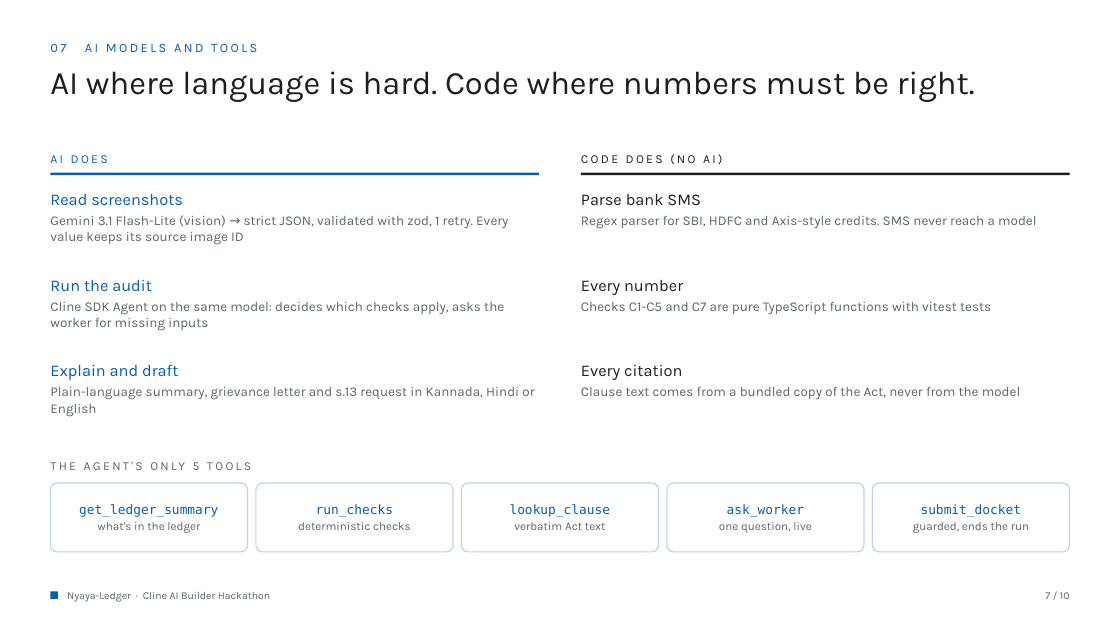
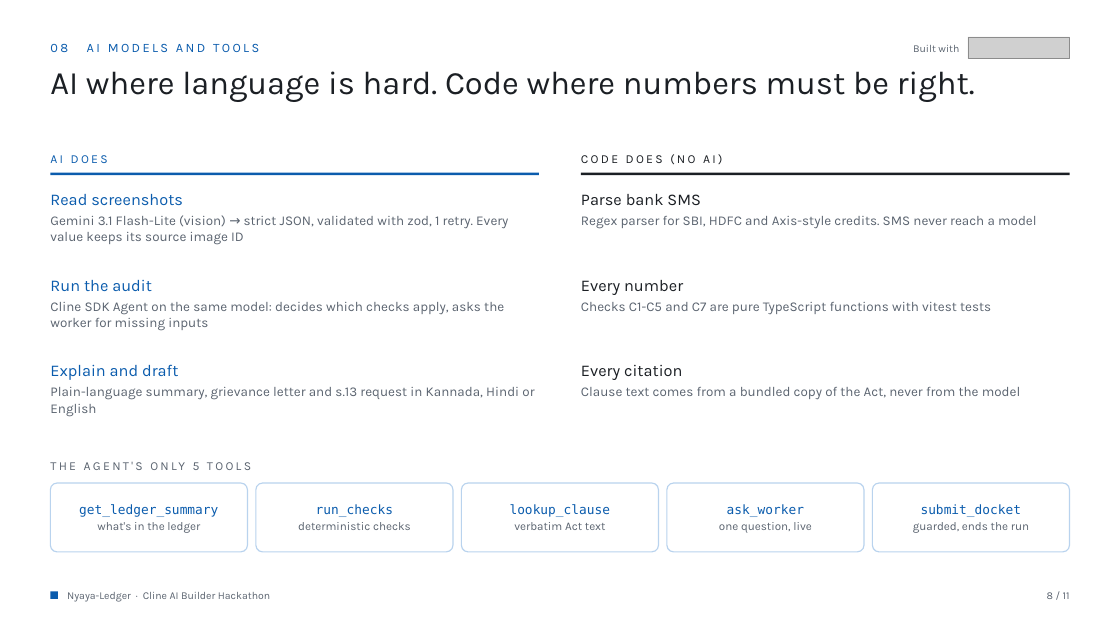
Before and after one commit to devanshjangid2005/nyaya-ledger, a slide deck: slide 8 of docs/Nyaya-Ledger.pptx (slide 7 before the commit). Drawn at 1120x630 pixels with LibreOffice and Linux fonts; fonts in the diff are those of the drawing; grey boxes stand for pictures. Boxes give left, top, right and bottom in pixels: in the first picture for what was removed or moved away, otherwise in the second. Text is boxed around its words. In the diff, an @@ line names an element or a change of style, - is before the commit and + after.

```diff
--- a/docs/Nyaya-Ledger.pptx
+++ b/docs/Nyaya-Ledger.pptx
@@ text at [50, 43, 259, 52]: text changed @@
-07 AI MODELS AND TOOLS
+08 AI MODELS AND TOOLS
@@ text added at [913, 45, 959, 52], 9 pt, text #5B6470 @@
+Built with
@@ picture added at [968, 37, 1070, 59] @@
@@ text at [1047, 592, 1070, 599]: text changed @@
-7 / 10
+8 / 11
```
Also in this commit, not shown: 9 other slides changed, 1 slide added, 17 other files.
